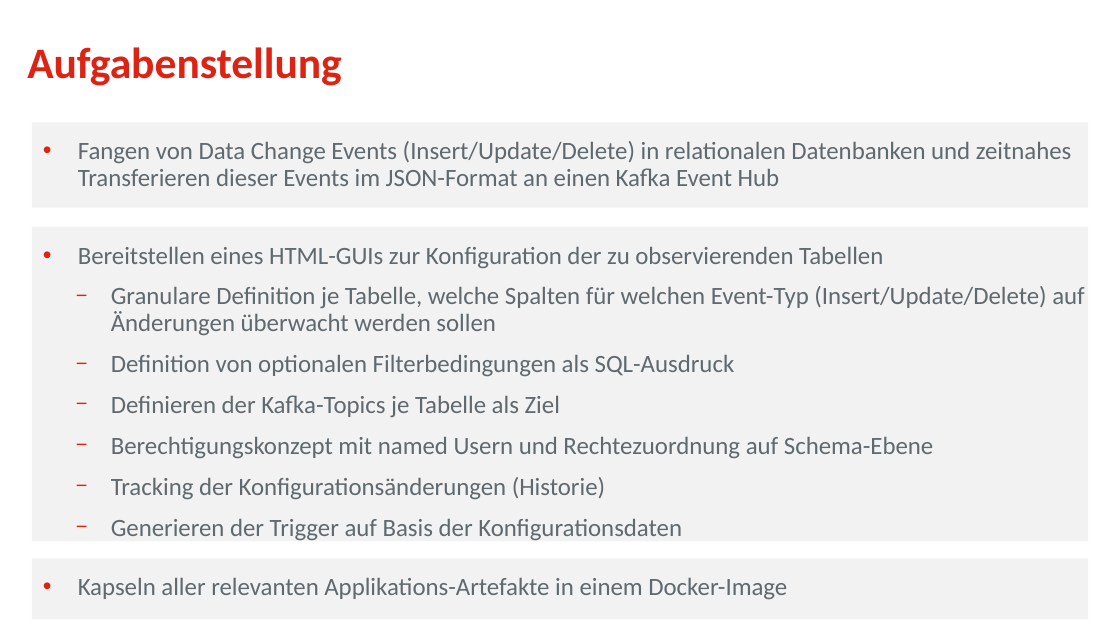
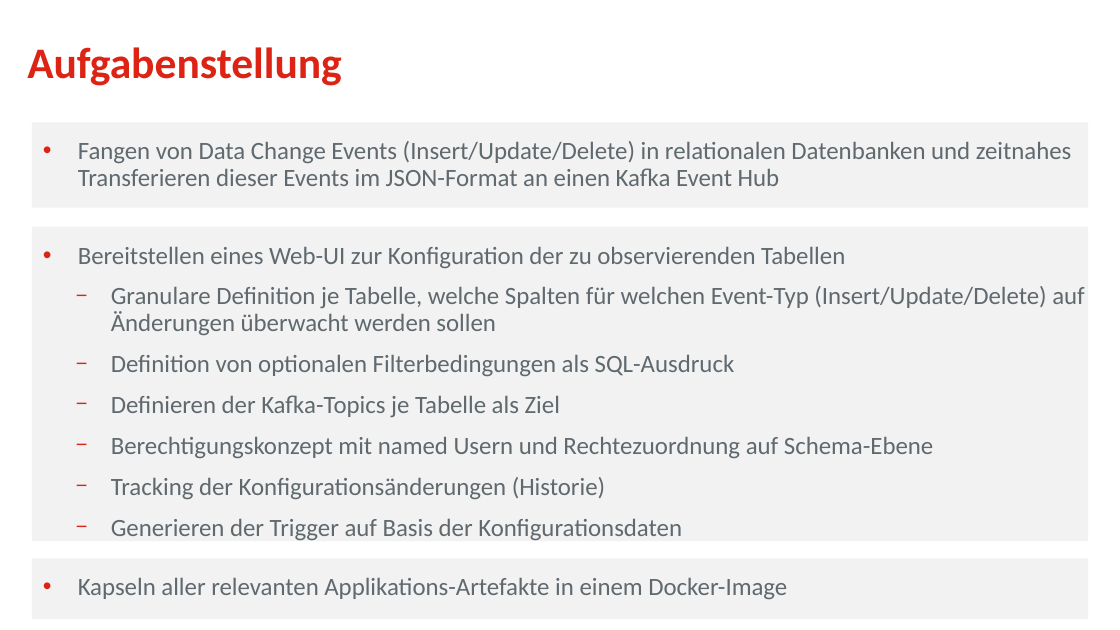
Before and after one commit to osp-ottogroup/movex-cdc, a slide deck: slide 4 of doc/2020-09_TriXX_Otto_QConf.pptx. Drawn at 1120x630 pixels with LibreOffice and Linux fonts; fonts in the diff are those of the drawing; background and template pictures are left out. Boxes give left, top, right and bottom in pixels: in the first picture for what was removed or moved away, otherwise in the second. Text is boxed around its words. In the diff, an @@ line names an element or a change of style, - is before the commit and + after.

```diff
--- a/doc/2020-09_TriXX_Otto_QConf.pptx
+++ b/doc/2020-09_TriXX_Otto_QConf.pptx
@@ text in rectangle at (78,247,845,268): text changed @@
-• Bereitstellen eines HTML-GUIs zur Konfiguration der zu observierenden Tabellen
+• Bereitstellen eines Web-UI zur Konfiguration der zu observierenden Tabellen
```
Also in this commit, not shown: 4 other slides changed, 5 other files.
